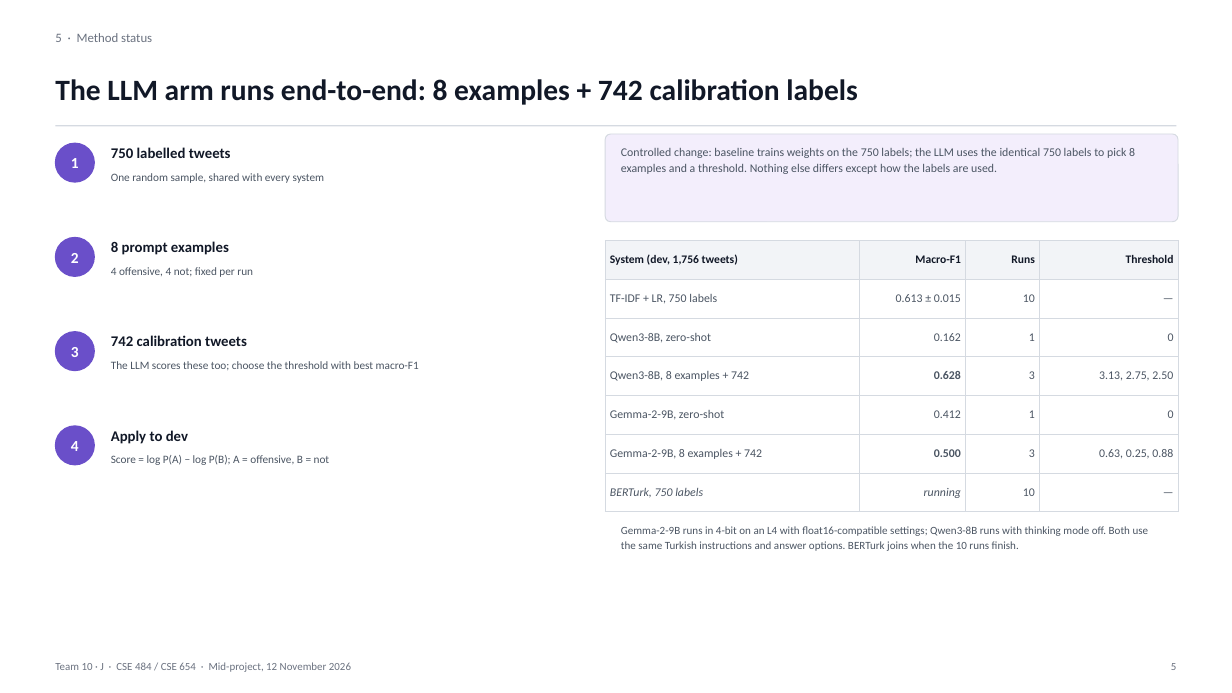
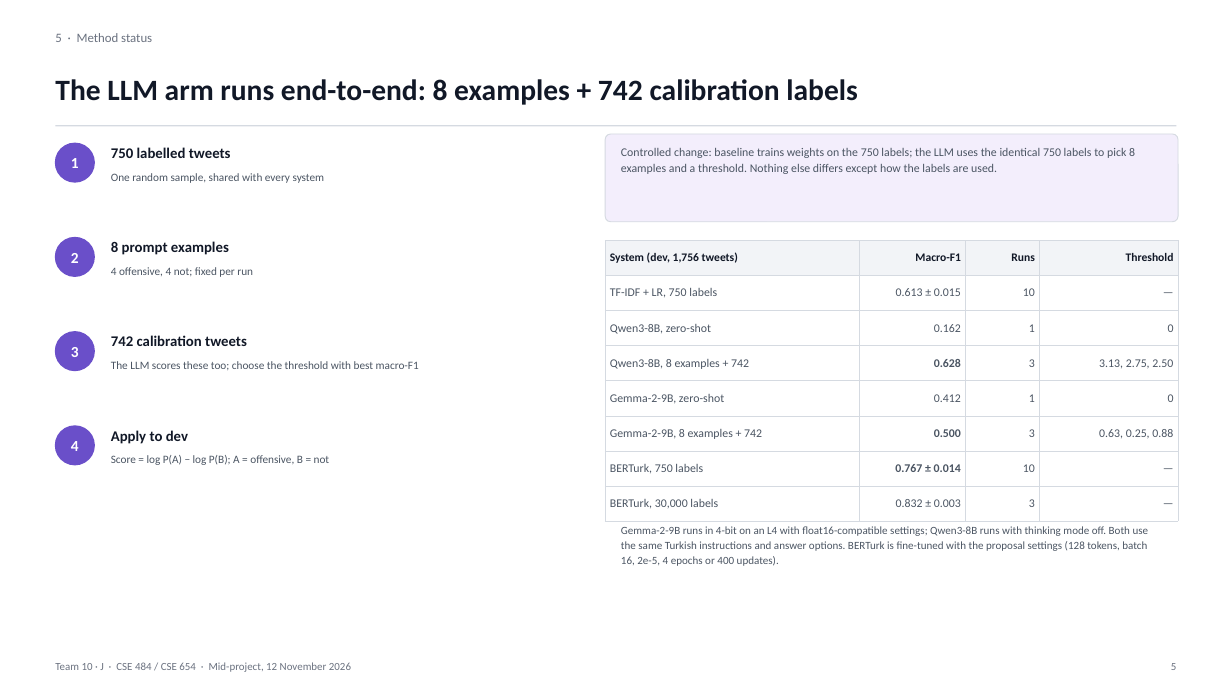
Before and after one commit to VesileHann/offenseval-tr-midproject, a slide deck: slide 5 of paper/Team10_MidProject.pptx. Drawn at 1232x693 pixels with LibreOffice and Linux fonts; fonts in the diff are those of the drawing. Boxes give left, top, right and bottom in pixels: in the first picture for what was removed or moved away, otherwise in the second. Text is boxed around its words. In the diff, an @@ line names an element or a change of style, - is before the commit and + after.

Commit message:
paper: refresh deck and PDF with BERTurk and Ablation A results

```diff
--- a/paper/Team10_MidProject.pptx
+++ b/paper/Team10_MidProject.pptx
@@ table at bbox=[605, 240, 1178, 512] @@
-row 7: BERTurk, 750 labels | running | 10 | —
+row 7: BERTurk, 750 labels | 0.767 ± 0.014 | 10 | —
+row 8: BERTurk, 30,000 labels | 0.832 ± 0.003 | 3 | —
@@ text at bbox=[621, 526, 1149, 566]: text changed @@
-Gemma-2-9B runs in 4-bit on an L4 with float16-compatible settings; Qwen3-8B runs with thinking mode off. Both use the same Turkish instructions and answer options. BERTurk joins when the 10 runs finish.
+Gemma-2-9B runs in 4-bit on an L4 with float16-compatible settings; Qwen3-8B runs with thinking mode off. Both use the same Turkish instructions and answer options. BERTurk is fine-tuned with the proposal settings (128 tokens, batch 16, 2e-5, 4 epochs or 400 updates).
```
Also in this commit, not shown: 7 other slides changed, 1 other file.
